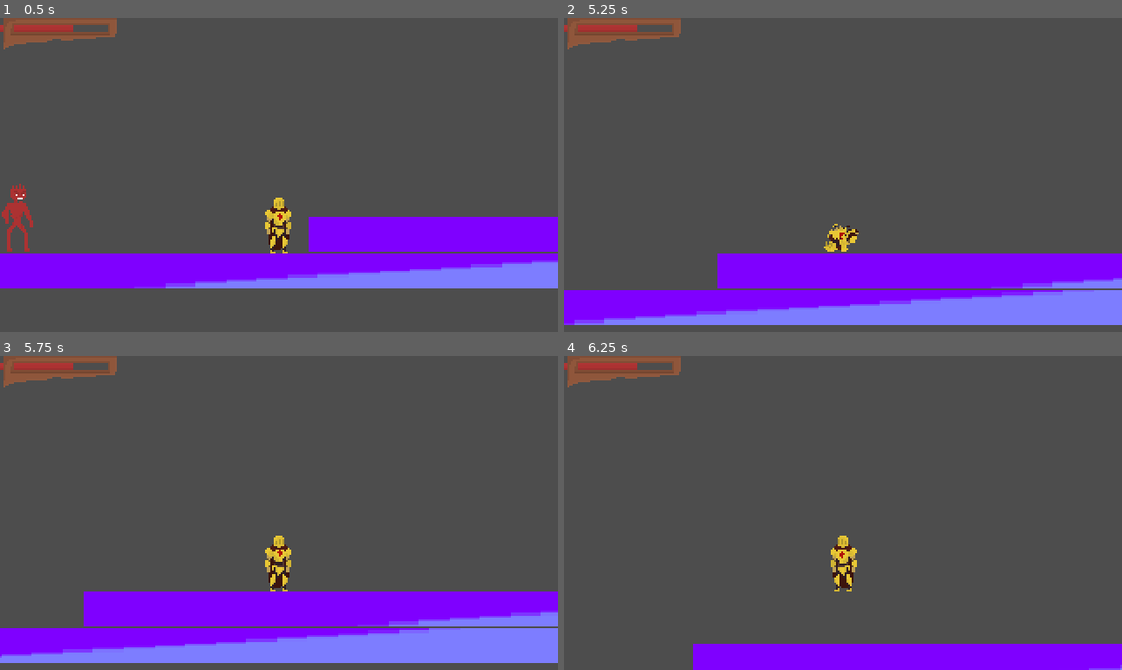
Above: before the commit, frames 1-4 (two rows, left to right).
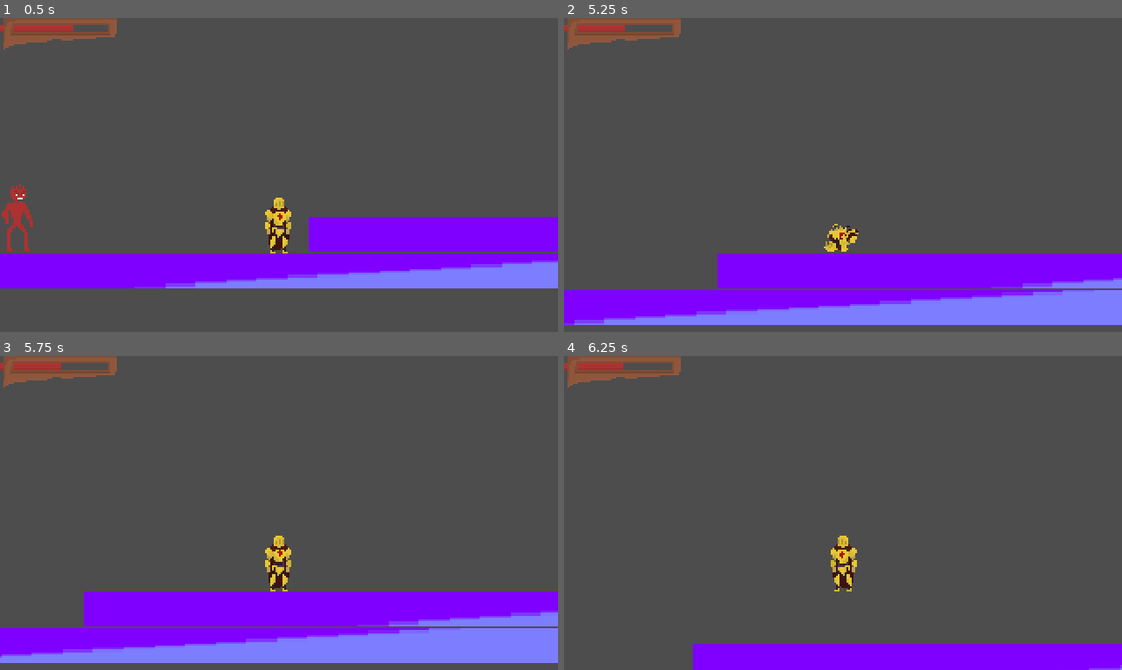
Above: after the commit, the same moments.

Repository: AyeAreEm/ostracised
Game: Godot game, scene res://scenes/node_2d.tscn
Two runs of this game, one before a commit and one after it. Both use one fixed random seed, a clock stepped at 60 frames per second and the inputs below.
Inputs:
- Up to frame 1 (0.5 s): no input
- Up to frame 2 (5.25 s): tap Enter (ui_accept) at 0.5, 0.77, 1.52, 3.02, 3.77, 4.52 s; hold D (ui_right) 0.53-2.03 s; tap K (dev_take_damage) at 0.6, 1.35, 2.3, 2.85, 3.6, 4.55, 5.1 s; hold A (ui_left) 2.03-2.78 s; hold Shift (sprint) 2.03-2.78 s; hold D (ui_right) 2.78-4.28 s; hold A (ui_left) 4.28-5.03 s; tap Shift (sprint) at 4.35 s; hold D (ui_right) from 5.03 s (still down)
- Up to frame 3 (5.75 s): keep holding D (ui_right)
- Up to frame 4 (6.25 s): release D (ui_right) at 5.78 s; hold A (ui_left) from 5.78 s (still down); tap K (dev_take_damage) at 5.85 s; tap Enter (ui_accept) at 6.02 s

Frame 1 is identical in both runs. In frame 2, less than 0.1% of the frame differs, in the area x 10-14%, y 2-5%; in frame 3, less than 0.1%; in frame 4, less than 0.1%.

Commit message:
add death signal, dev tools

Diff:
--- a/player/player.gd
+++ b/player/player.gd
@@ -16,16 +16,27 @@
 func _ready():
 	$AnimationSpriteSheet/AnimationPlayer.play("kingsguard_player_idle")
 	player_stats.taken_damage.connect(handle_damage)
+	player_stats.death.connect(handle_death)
 
 func handle_damage(damage):
 	print("this is the remaining health: ", player_stats.health)
 	$Camera2D/HealthBar.offset.x -= damage
 
+func handle_death():
+	print("you died")
+
 func handle_roll():
 		$AnimationSpriteSheet/AnimationPlayer.stop()
 		$AnimationSpriteSheet/AnimationPlayer.play("roll_animation")
 
+func dev_testing():
+	if Input.is_action_just_pressed("dev_take_damage"):
+		player_stats.take_damage(1)
+
 func _physics_process(delta):
+	# THIS SHOULD BE REMOVED BEFORE FINAL BUILD
+	dev_testing()
+
 	if Input.is_action_just_pressed("sprint") and is_on_floor():
 		CURRENT_SPEED = RUN_SPEED
 		handle_roll()
--- a/scripts/stats.gd
+++ b/scripts/stats.gd
@@ -2,6 +2,7 @@
 class_name Stats
 
 signal taken_damage
+signal death
 
 @export var health: int = 50
 @export var strength: int = 0
@@ -9,6 +10,6 @@
 func take_damage(damage_amount: int):
 	health -= damage_amount
 	if health == 0:
-		print("AZHHHHHHHH")
+		death.emit()
 
 	taken_damage.emit(damage_amount)
